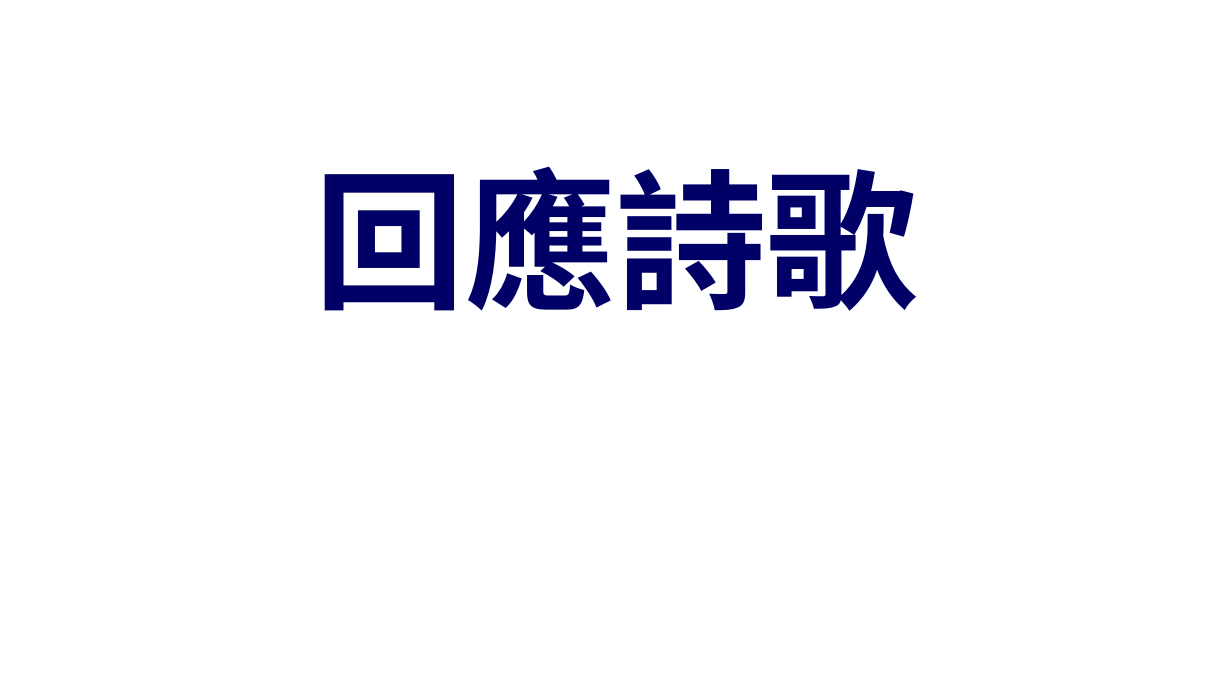
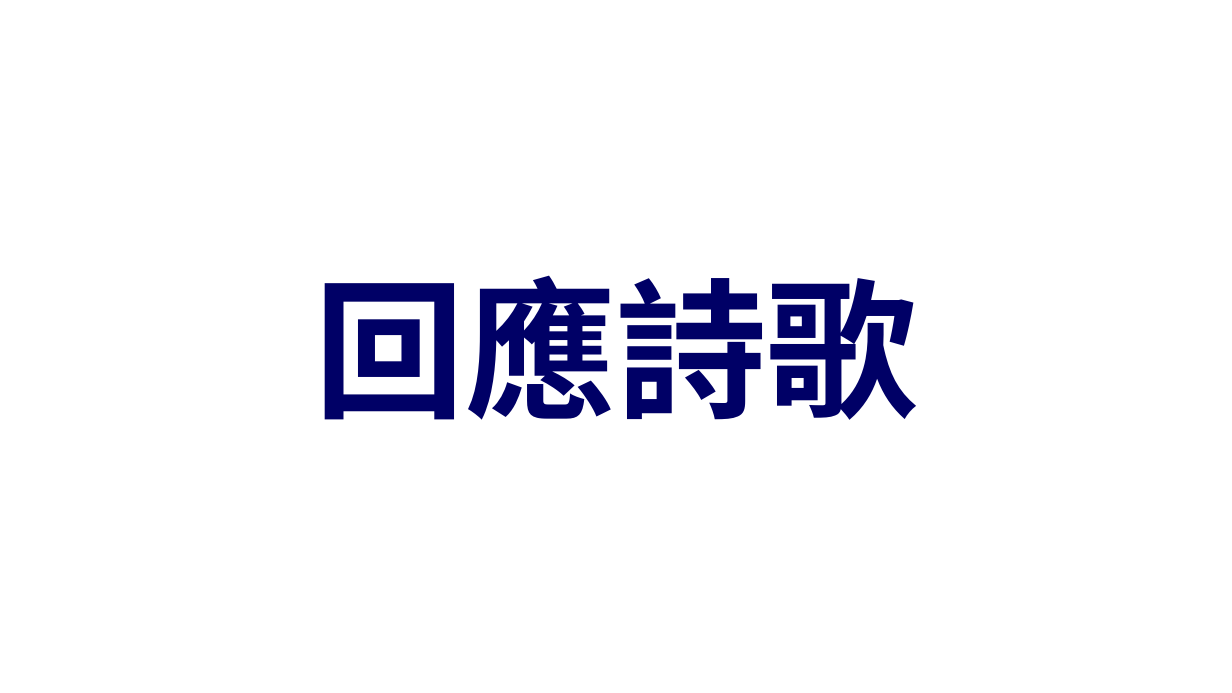
Before and after one commit to batisuoc/other-ppts, a slide deck: slide 14 of 崇拜流程.pptx. Drawn at 1232x693 pixels with LibreOffice and Linux fonts; fonts in the diff are those of the drawing; background and template pictures are left out. Boxes give left, top, right and bottom in pixels: in the first picture for what was removed or moved away, otherwise in the second. Text is boxed around its words. In the diff, an @@ line names an element or a change of style, - is before the commit and + after.

Commit message:
Update titles position

```diff
--- a/崇拜流程.pptx
+++ b/崇拜流程.pptx
@@ title "回應詩歌": place and size @@
-title "回應詩歌" at bbox=[315, 166, 917, 311]
+title "回應詩歌" at bbox=[315, 275, 917, 420]
```
Also in this commit, not shown: 12 other slides changed.
